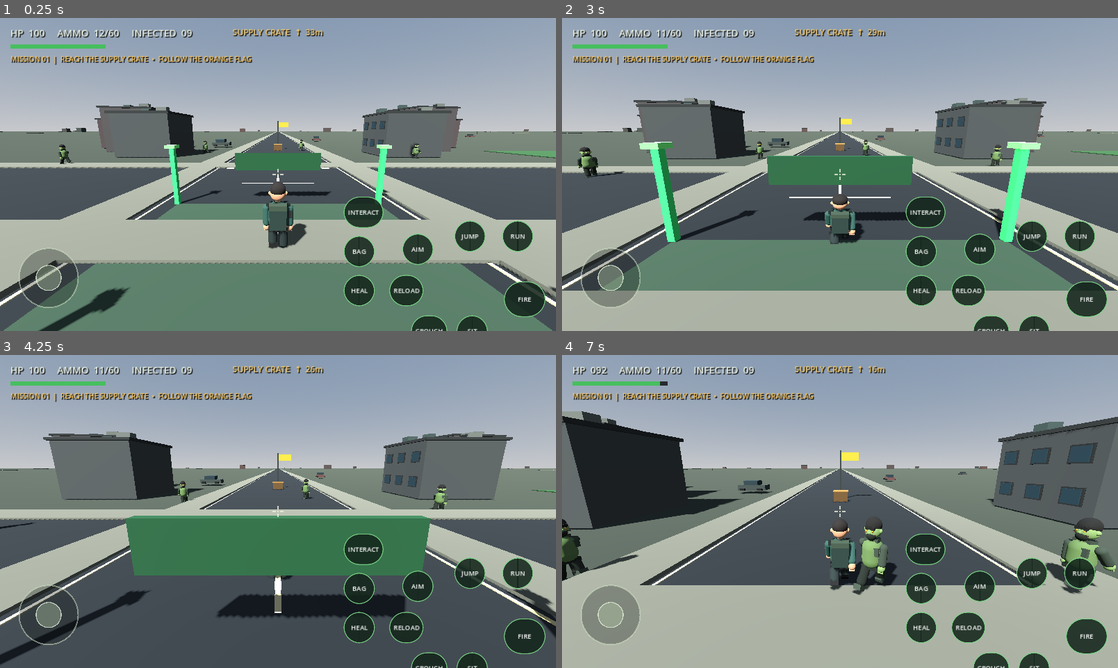
Above: before the commit, frames 1-4 (two rows, left to right).
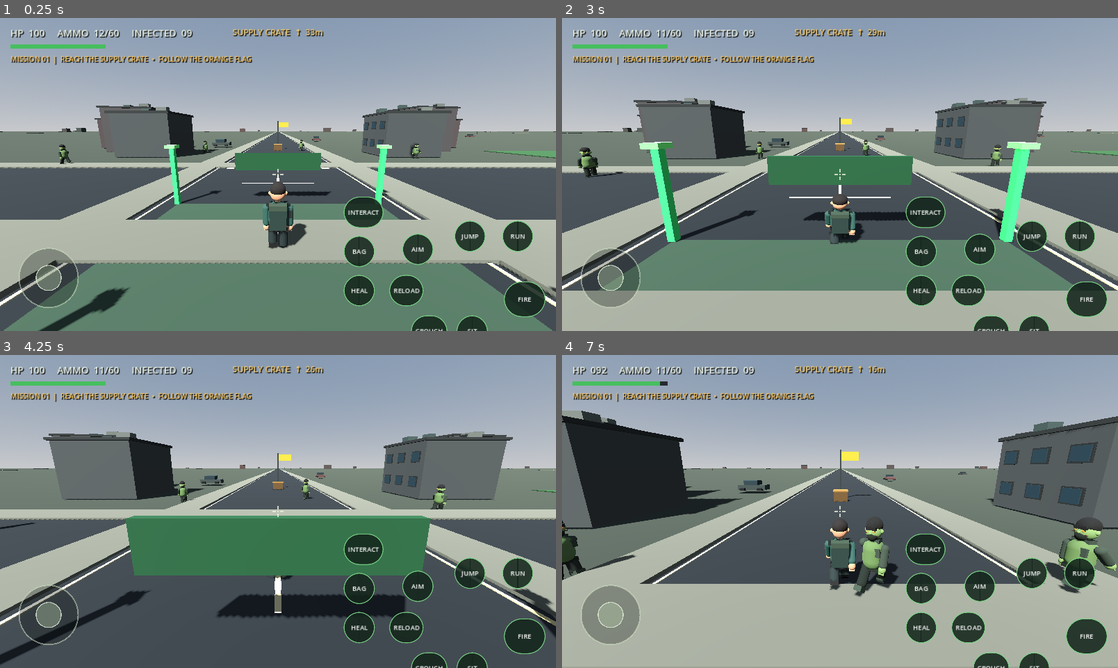
Above: after the commit, the same moments.

Repository: aljunatis40-alt/zombie-world-survivor
Game: Godot game, scene res://scenes/main.tscn
The game is run twice, just before and just after one commit, with the same random seed, the same clock (stepped at 60 frames per second) and the same inputs.
Inputs (mouse positions are in pixels of both pictures, inside the frame that each line leads up to):
- Up to frame 1 (0.25 s): no input
- Up to frame 2 (3 s): click "FIRE" at 0.5 s; click "JUMP" at 1.25 s; move the mouse to (867, 174) at 2.02 s; hold W (move_forward) from 2.03 s (still down); click (867, 174) at 2.1 s; move the mouse to (812, 174) at 2.77 s; tap C (crouch) at 2.85 s
- Up to frame 3 (4.25 s): keep holding W (move_forward); click (250, 511) at 3.05 s; move the mouse to (289, 505) at 3.52 s; click (289, 505) at 3.6 s
- Up to frame 4 (7 s): keep holding W (move_forward); move the mouse to (834, 517) at 4.27 s; tap Shift (sprint) at 4.35 s; click (834, 517) at 4.55 s; move the mouse to (878, 514) at 5.02 s; click (878, 514) at 5.1 s; move the mouse to (795, 508) at 5.77 s; tap C (crouch) at 5.85 s; click (795, 508) at 6.05 s; move the mouse to (845, 511) at 6.52 s; click (845, 511) at 6.6 s

The runs differ from the first frame. In frame 1, less than 0.1% of the frame differs, in the area x 11-76%, y 38-46%; in frame 2, less than 0.1%; in frame 3, less than 0.1%; in frame 4, 2.1%, in the area x 0-100%, y 17-78%.

Commit message:
Clean up radial HUD layout sizing

Diff:
--- a/scripts/hud.gd
+++ b/scripts/hud.gd
@@ -163,8 +163,6 @@
 	joystick_radius = 68.0 * ui_scale
 	var margin := 24.0 * ui_scale
 	var gap := 12.0 * ui_scale
-	var action_size := BASE_BUTTON_SIZE * ui_scale
-	var fire_size := BASE_FIRE_SIZE * ui_scale
 
 	status_label.position = Vector2(margin, margin * 0.8)
 	status_label.add_theme_font_size_override("font_size", roundi(22.0 * ui_scale))
@@ -183,8 +181,6 @@
 	hint_label.add_theme_font_size_override("font_size", roundi(14.0 * ui_scale))
 
 	# CODM-inspired radial cluster: primary combat controls arc around FIRE.
-	var right := size.x - margin
-	var bottom := size.y - margin
 	var circle_size := Vector2(72.0, 72.0) * ui_scale
 	var fire_circle_size := Vector2(96.0, 82.0) * ui_scale
 	_place_button(fire_button, fire_circle_size, Vector2(-margin - fire_circle_size.x, -margin - fire_circle_size.y - 8.0 * ui_scale))
